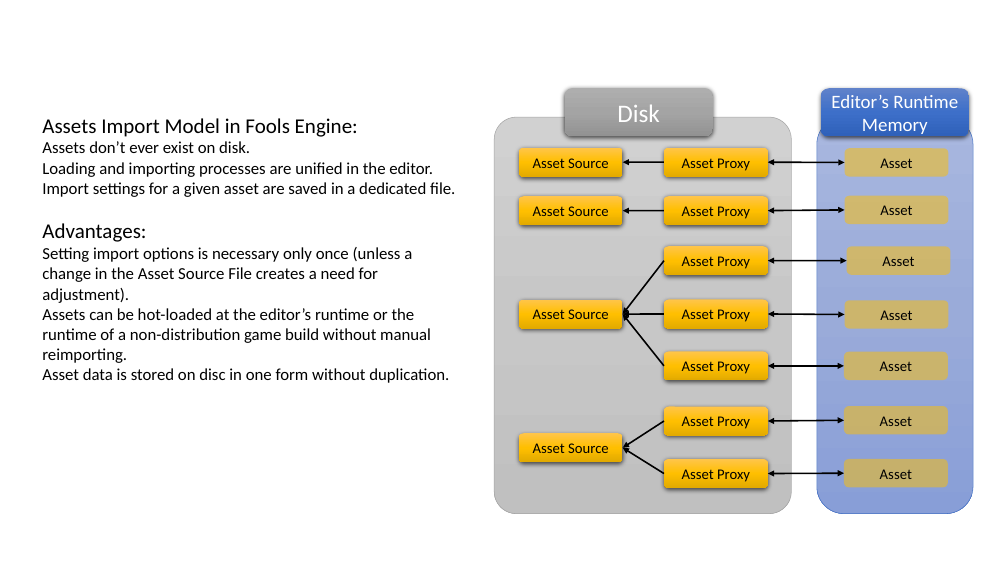
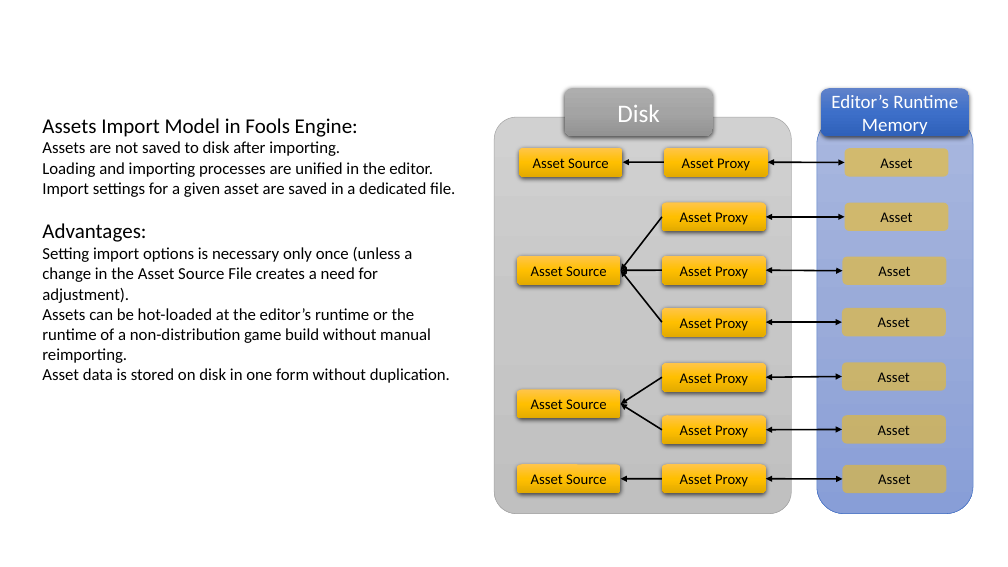
Before and after one commit to pawel-kaleta/FoolsEngine, a slide deck: slide 3 of Documentation/Asset Pipeline.pptx. Drawn at 1008x567 pixels with LibreOffice and Linux fonts; fonts in the diff are those of the drawing. Boxes give left, top, right and bottom in pixels: in the first picture for what was removed or moved away, otherwise in the second. Text is boxed around its words. In the diff, an @@ line names an element or a change of style, - is before the commit and + after.

Commit message:
Asset system - starting over

```diff
--- a/Documentation/Asset Pipeline.pptx
+++ b/Documentation/Asset Pipeline.pptx
@@ text at [42, 141, 340, 156]: text changed @@
-Assets don’t ever exist on disk.
+Assets are not saved to disk after importing.
@@ rounded rectangle "Asset": place and size @@
-rounded rectangle "Asset" at [845, 300, 948, 328]
+rounded rectangle "Asset" at [842, 256, 946, 284]
@@ 11 rounded rectangles, 5 double arrows, 5 arrows: place and size @@
-11 rounded rectangles, 5 double arrows, 5 arrows at [519, 247, 951, 488]
+11 rounded rectangles, 5 double arrows, 5 arrows at [517, 203, 948, 444]
@@ text at [42, 368, 450, 383]: text changed @@
-Asset data is stored on disc in one form without duplication.
+Asset data is stored on disk in one form without duplication.
@@ rounded rectangle "Asset Source": place and size @@
-rounded rectangle "Asset Source" at [519, 197, 622, 225]
+rounded rectangle "Asset Source" at [517, 464, 621, 493]
@@ 1 rounded rectangle, 1 double arrow, 1 arrow: place and size @@
-1 rounded rectangle, 1 double arrow, 1 arrow at [623, 196, 845, 225]
+1 rounded rectangle, 1 double arrow, 1 arrow at [621, 464, 842, 493]
@@ rounded rectangle "Asset": place and size @@
-rounded rectangle "Asset" at [845, 196, 948, 224]
+rounded rectangle "Asset" at [842, 465, 946, 493]
```
Also in this commit, not shown: 1 other slide changed, 15 other files.
